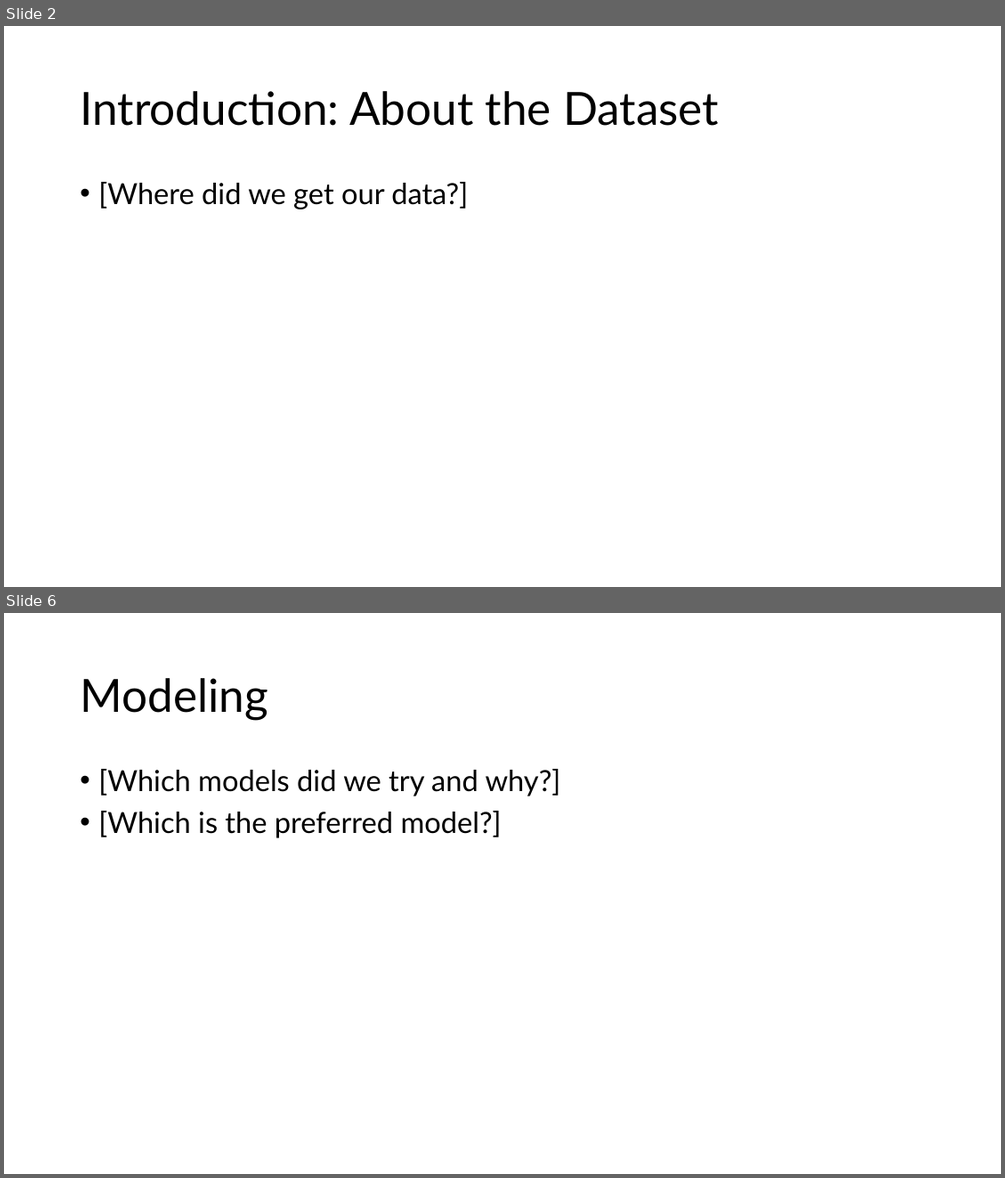
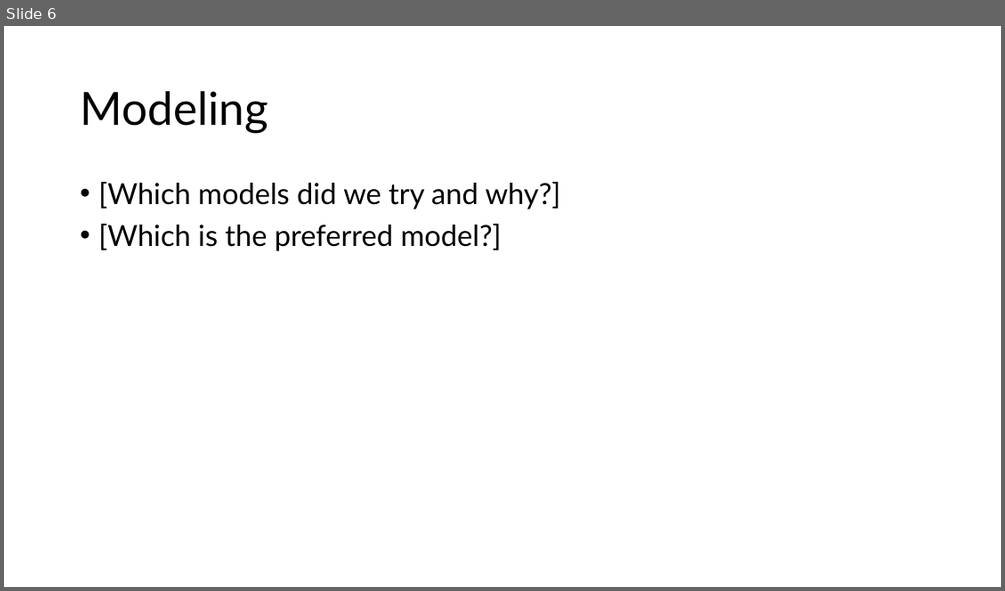
Before and after one commit to tkoche3/ISDS7075, a slide deck: ISDS 7075 Final Presentation.pptx. Shown one above the other, each under a label of ours: slides 2 and 6 before the commit, slide 6 after it; the slides between them are not shown. The pictures are 1005x1178 and 1005x591 pixels, drawn with LibreOffice and Linux fonts; fonts in the diff are those of the drawing. Boxes give left, top, right and bottom in pixels: in the first picture for what was removed or moved away, otherwise in the second. Text is boxed around its words. In the diff, an @@ line names an element or a change of style, - is before the commit and + after.

```diff
--- a/ISDS 7075 Final Presentation.pptx
+++ b/ISDS 7075 Final Presentation.pptx
@@ slide 2 removed at box(4, 26, 1001, 587), background #FFFFFF @@
@@ title removed at box(80, 91, 719, 126) @@
-Introduction: About the Dataset
@@ text removed at box(98, 182, 468, 209) @@
-• [Where did we get our data?]
```
Also in this commit, not shown: 1 slide changed, 4 slides added, 3 other slides removed.
